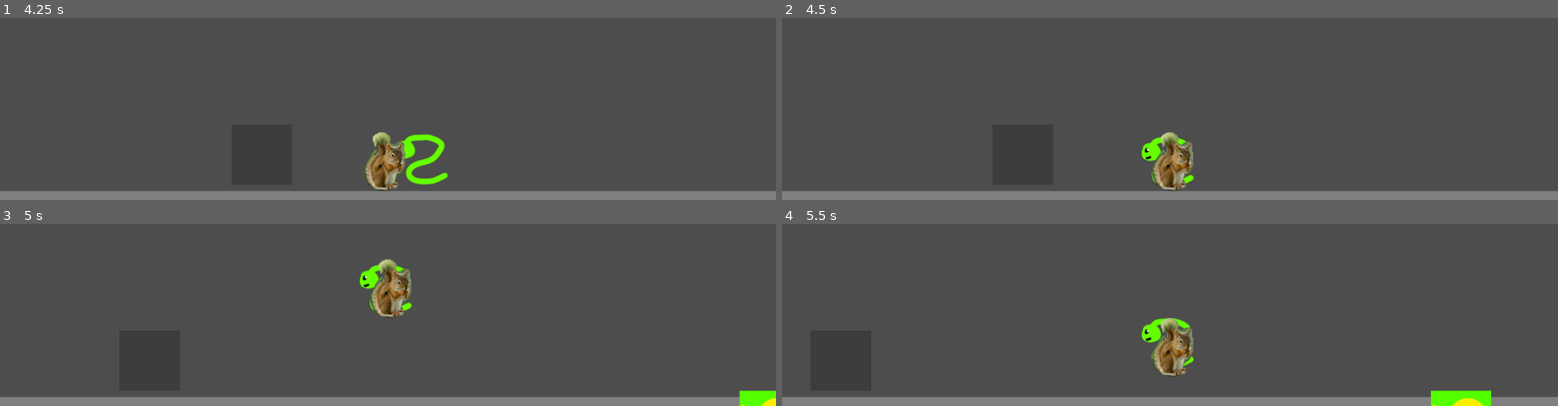
Above: before the commit, frames 1-4 (two rows, left to right).
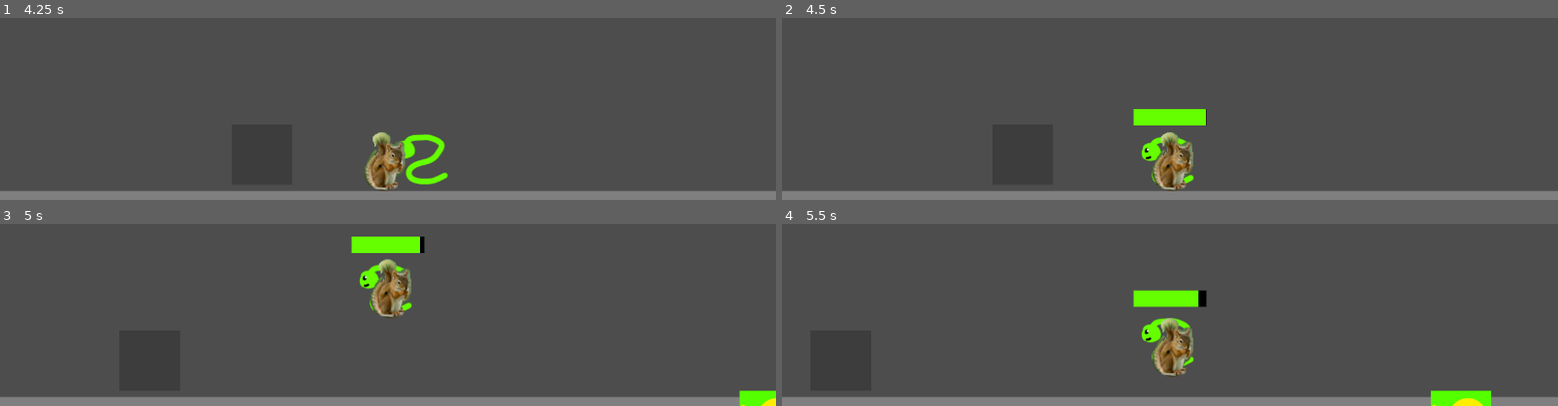
Above: after the commit, the same moments.

Repository: CamComDuck/SquirrelFamily
Game: Godot game, scene res://level/level.tscn
The game is run twice, just before and just after one commit, with the same random seed, the same clock (stepped at 60 frames per second) and the same inputs.
Inputs:
- Up to frame 1 (4.25 s): hold D (move_right) 0.53-2.03 s; tap Space (action) every 0.75 s from 0.6 to 3.6 s; tap W (jump) at 0.77, 1.52, 3.02, 3.77 s; hold A (move_left) from 2.03 s (still down)
- Up to frame 2 (4.5 s): release A (move_left) at 4.28 s; hold D (move_right) from 4.28 s (still down); tap Space (action) at 4.35 s
- Up to frame 3 (5 s): keep holding D (move_right); tap W (jump) at 4.52 s
- Up to frame 4 (5.5 s): keep holding D (move_right); tap Space (action) at 5.1 s

Frame 1 is identical in both runs. In frame 2, 0.9% of the frame differs, in the area x 45-55%, y 50-60%; in frame 3, 0.9%; in frame 4, 0.9%, in the area x 45-55%, y 36-46%.

Commit message:
Add bite timer to snake that loses the game when it times out

Diff:
--- a/project/level/level.tscn
+++ b/project/level/level.tscn
@@ -19,6 +19,12 @@
 
 [sub_resource type="CircleShape2D" id="CircleShape2D_tepdp"]
 radius = 50.4876
+
+[sub_resource type="StyleBoxFlat" id="StyleBoxFlat_1me4v"]
+bg_color = Color(0, 0, 0, 1)
+
+[sub_resource type="StyleBoxFlat" id="StyleBoxFlat_wi8hh"]
+bg_color = Color(0.396078, 1, 0, 1)
 
 [sub_resource type="CircleShape2D" id="CircleShape2D_4d756"]
 radius = 46.15
@@ -115,6 +121,27 @@
 [node name="CollisionShape2D" type="CollisionShape2D" parent="Snake"]
 shape = SubResource("CircleShape2D_tepdp")
 
+[node name="BiteProgressBar" type="ProgressBar" parent="Snake"]
+visible = false
+custom_minimum_size = Vector2(120.08, 0)
+anchors_preset = 8
+anchor_left = 0.5
+anchor_top = 0.5
+anchor_right = 0.5
+anchor_bottom = 0.5
+offset_left = -60.04
+offset_top = -85.515
+offset_right = 60.04
+offset_bottom = -58.515
+grow_horizontal = 2
+grow_vertical = 2
+theme_override_styles/background = SubResource("StyleBoxFlat_1me4v")
+theme_override_styles/fill = SubResource("StyleBoxFlat_wi8hh")
+show_percentage = false
+
+[node name="BiteTimer" type="Timer" parent="Snake"]
+one_shot = true
+
 [node name="Rock" type="StaticBody2D" parent="."]
 position = Vector2(144.01, 661)
 collision_layer = 2
@@ -130,3 +157,4 @@
 [connection signal="game_lost" from="Squirrel" to="Owl" method="_on_squirrel_game_lost"]
 [connection signal="game_lost" from="Owl" to="." method="_on_owl_game_lost"]
 [connection signal="game_lost" from="Owl" to="Squirrel" method="_on_owl_game_lost"]
+[connection signal="timeout" from="Snake/BiteTimer" to="Squirrel" method="_on_bite_timer_timeout"]
--- a/project/squirrel/squirrel.gd
+++ b/project/squirrel/squirrel.gd
@@ -20,10 +20,10 @@
 @onready var pond_dirty: StaticBody2D = $"../PondDirty"
 @onready var rock: StaticBody2D = $"../Rock"
 @onready var snake: Area2D = $"../Snake"
-
+@onready var bite_progress_bar: ProgressBar = $"../Snake/BiteProgressBar"
+@onready var bite_timer: Timer = $"../Snake/BiteTimer"
 
 func _physics_process(delta: float) -> void:
-	print ("Object in hand: " + str(_object_in_hand))
 	if _can_move:
 		if not is_on_floor():
 			velocity += get_gravity() * delta
@@ -32,6 +32,7 @@
 			fish.position = position
 		elif _object_in_hand == "SNAKE":
 			snake.position = position
+			bite_progress_bar.value = (bite_timer.time_left / bite_timer.wait_time) * 100
 
 		if Input.is_action_just_pressed("jump") and is_on_floor():
 			velocity.y = JUMP_VELOCITY
@@ -91,11 +92,18 @@
 					_object_in_hand = "NONE"
 					snake.position = rock.position
 
+					bite_timer.stop()
+					bite_progress_bar.hide()
+
 			elif shape_cast_2d.get_collider(i).name == "Snake":
 
 				if Input.is_action_just_pressed("action") and _object_in_hand == "NONE":
 					_object_in_hand = "SNAKE"
 					_snake_on_rock = false
+
+					bite_timer.wait_time = randf_range(10, 15)
+					bite_timer.start()
+					bite_progress_bar.show()
 
 			else:
 				_hiding_spot_position = Vector2.ZERO
@@ -108,3 +116,8 @@
 
 func _on_owl_game_lost() -> void:
 	_can_move = false
+
+
+func _on_bite_timer_timeout() -> void:
+	game_lost.emit()
+	_can_move = false
Not shown: 1 places in project/level/level.tscn that only renumber resources
